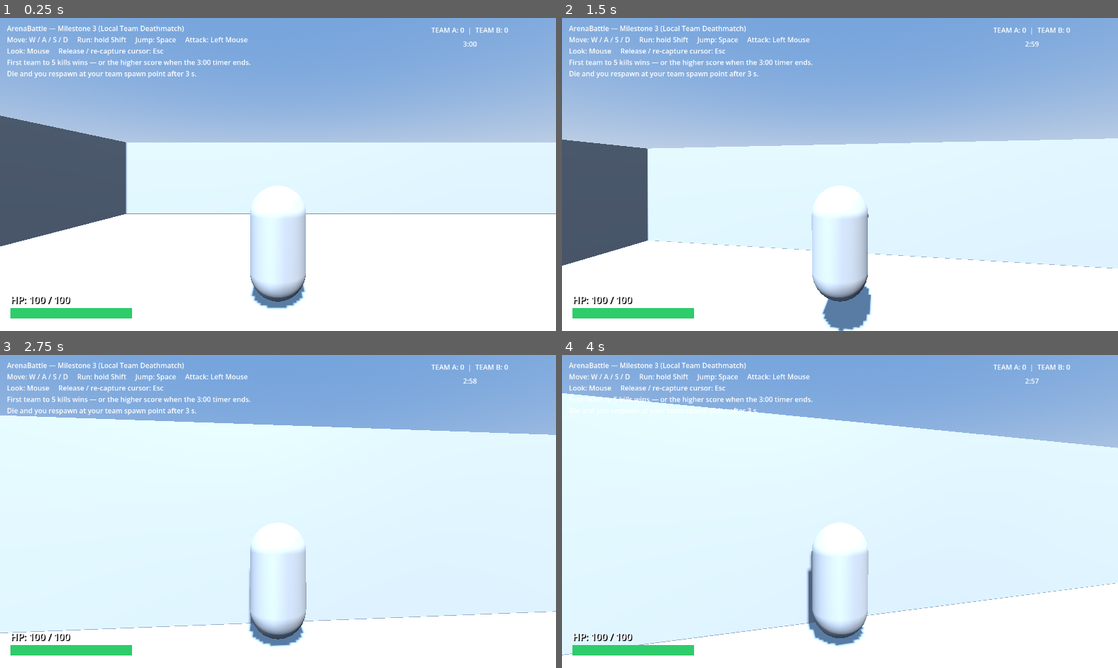
Above: before the commit, frames 1-4 (two rows, left to right).
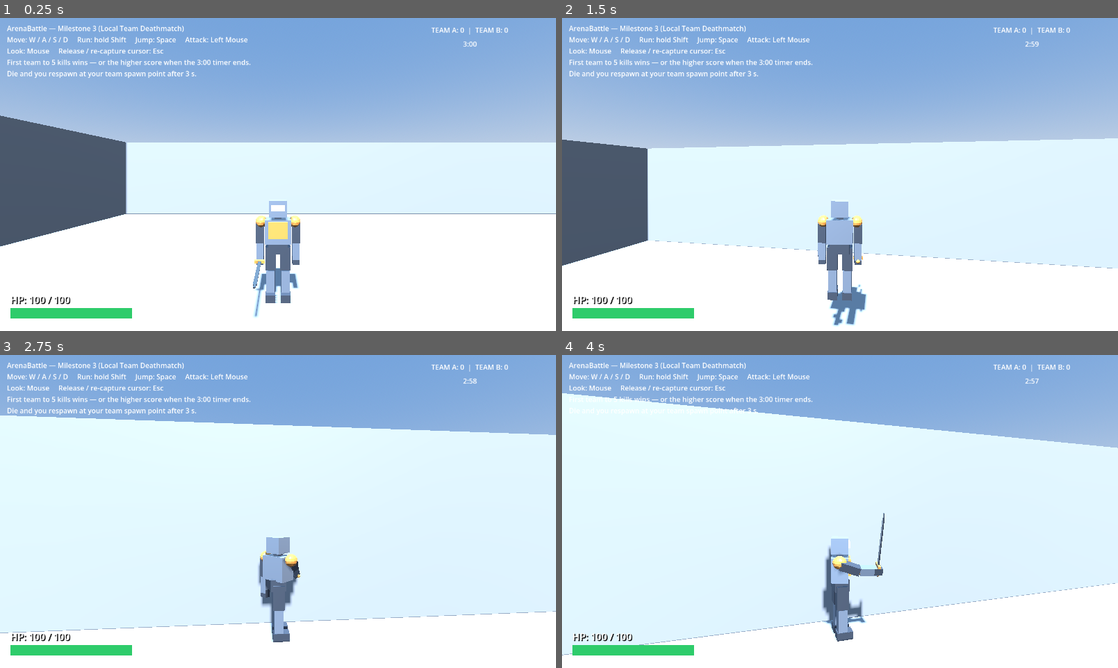
Above: after the commit, the same moments.

Repository: ameeridzuan/arena-battle
Game: Godot game, scene res://scenes/main/Main.tscn
The game is run twice, just before and just after one commit, with the same random seed, the same clock (stepped at 60 frames per second) and the same inputs.
Inputs (mouse positions are in pixels of both pictures, inside the frame that each line leads up to):
- Up to frame 1 (0.25 s): no input
- Up to frame 2 (1.5 s): tap Enter at 0.5 s; move the mouse to (867, 174) at 0.52 s; hold W (move_forward) from 0.53 s (still down); click (867, 174) at 0.6 s; tap Space (jump) at 0.77 s; move the mouse to (812, 174) at 1.27 s; tap Shift (run) at 1.35 s
- Up to frame 3 (2.75 s): keep holding W (move_forward); tap Space (jump) at 1.52 s; move the mouse to (289, 505) at 2.02 s; click (289, 505) at 2.1 s
- Up to frame 4 (4 s): keep holding W (move_forward); move the mouse to (834, 517) at 2.77 s; tap Shift (run) at 2.85 s; tap Space (jump) at 3.02, 3.77 s; move the mouse to (878, 514) at 3.52 s; click (878, 514) at 3.6 s

The runs differ from the first frame. In frame 1, 3.3% of the frame differs, in the area x 45-55%, y 53-96%; in frame 2, 3.5%, in the area x 44-56%, y 53-100%; in frame 3, 3.0%; in frame 4, 3.2%.

Commit message:
feat(M6): integrate authored player model into Player.tscn (Mesh anchor + instanced rig), mirror flash/team tint, play Attack on swing; regressions green

Diff:
--- a/scenes/characters/Player.tscn
+++ b/scenes/characters/Player.tscn
@@ -7,10 +7,7 @@
 [ext_resource type="Script" path="res://scripts/combat/combatant.gd" id="5_cb"]
 
 [ext_resource type="Script" path="res://scripts/player/player_feedback.gd" id="6_feedback"]
-
-[sub_resource type="CapsuleMesh" id="body_mesh"]
-radius = 0.5
-height = 2.0
+[ext_resource type="PackedScene" uid="uid://bpvtr2m0a4iff" path="res://assets/models/player.glb" id="7_model"]
 
 [sub_resource type="CapsuleShape3D" id="body_shape"]
 radius = 0.5
@@ -28,7 +25,9 @@
 shape = SubResource("body_shape")
 
 [node name="Mesh" type="MeshInstance3D" parent="."]
-mesh = SubResource("body_mesh")
+
+[node name="Model" parent="Mesh" instance=ExtResource("7_model")]
+transform = Transform3D(1, 0, 0, 0, 1, 0, 0, 0, 1, 0, -1, 0)
 
 [node name="CameraPivot" type="Node3D" parent="."]
 script = ExtResource("2_cr")
--- a/scripts/multiplayer/network_session.gd
+++ b/scripts/multiplayer/network_session.gd
@@ -202,6 +202,9 @@
 	var team_material := StandardMaterial3D.new()
 	team_material.albedo_color = Color(0.2, 0.55, 1.0) if team == 0 else Color(1.0, 0.55, 0.15)
 	body.get_node("Mesh").material_override = team_material
+	# M6: tint the authored skinned model under Mesh as well as the anchor node.
+	for sm in body.get_node("Mesh").find_children("*", "MeshInstance3D", true, false):
+		(sm as MeshInstance3D).material_override = team_material
 	if server_mode:
 		body.get_node("Combatant").team_id = team
 		body.get_node("Combatant").spawn_index = slot
--- a/scripts/player/player_feedback.gd
+++ b/scripts/player/player_feedback.gd
@@ -18,12 +18,20 @@
 var _previous_health: float
 var _flash_remaining: float = 0.0
 var _swipe_remaining: float = 0.0
+# M6: the authored skinned model lives under Mesh; mirror presentation onto it.
+var _skin_meshes: Array[MeshInstance3D] = []
+var _skin_saved: Array[Material] = []
+var _anim: AnimationPlayer
 
 func _ready() -> void:
 	var body := get_parent()
 	_health = body.get_node("Health") as Health
 	_mesh = body.get_node("Mesh") as MeshInstance3D
 	_original_material = _mesh.material_override
+	for sm in _mesh.find_children("*", "MeshInstance3D", true, false):
+		_skin_meshes.append(sm as MeshInstance3D)
+	var anims := _mesh.find_children("*", "AnimationPlayer", true, false)
+	_anim = (anims[0] as AnimationPlayer) if anims.size() > 0 else null
 	_hurt_material = StandardMaterial3D.new()
 	_hurt_material.albedo_color = hurt_color
 	_previous_health = _health.get_health()
@@ -60,14 +68,30 @@
 	_swipe_remaining = maxf(swipe_duration, 0.01)
 	_swipe_material.albedo_color = swipe_color
 	_swipe.visible = true
+	if _anim != null and _anim.has_animation("Attack"):
+		_anim.play("Attack")
+
+func _apply_override(mat: Material) -> void:
+	# Snapshot current overrides so a team tint applied after _ready survives the flash.
+	_skin_saved.clear()
+	for sm in _skin_meshes:
+		_skin_saved.append(sm.material_override)
+	_mesh.material_override = mat
+	for sm in _skin_meshes:
+		sm.material_override = mat
+
+func _restore_override() -> void:
+	_mesh.material_override = _original_material
+	for i in range(_skin_meshes.size()):
+		_skin_meshes[i].material_override = _skin_saved[i] if i < _skin_saved.size() else null
 
 func _on_health_changed(current: float, _maximum: float) -> void:
 	if current < _previous_health:
 		_flash_remaining = maxf(damage_flash_duration, 0.01)
-		_mesh.material_override = _hurt_material
+		_apply_override(_hurt_material)
 	else:
 		_flash_remaining = 0.0
-		_mesh.material_override = _original_material
+		_restore_override()
 	if current <= 0.0 or current > _previous_health:
 		_swipe_remaining = 0.0
 		_swipe.visible = false
@@ -77,7 +101,7 @@
 	if _flash_remaining > 0.0:
 		_flash_remaining = maxf(0.0, _flash_remaining - delta)
 		if _flash_remaining == 0.0:
-			_mesh.material_override = _original_material
+			_restore_override()
 	if _swipe_remaining > 0.0:
 		_swipe_remaining = maxf(0.0, _swipe_remaining - delta)
 		var color := swipe_color
Not shown, changed: docs/DEVELOPMENT_ROADMAP.md
